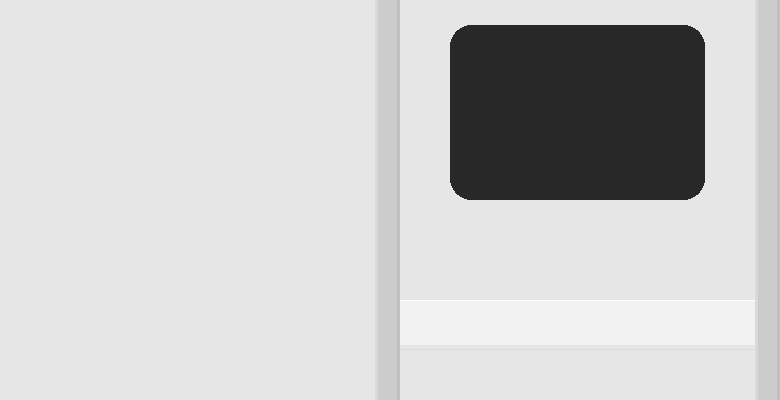
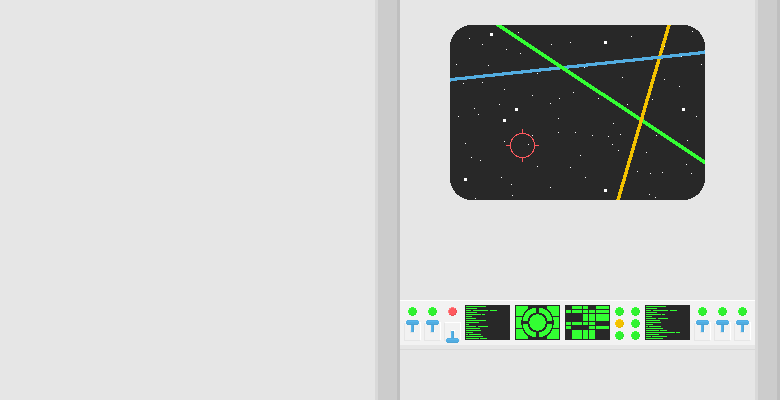
Comparing the layer stacks of the two 780x400 images. Changes:
painted on "3D Effect" over (x1=404, y1=307, x2=751, y2=343)
added layer "Display" above "Background" over (x1=450, y1=25, x2=705, y2=339)
painted on "Background" over (x1=406, y1=305, x2=749, y2=343)
